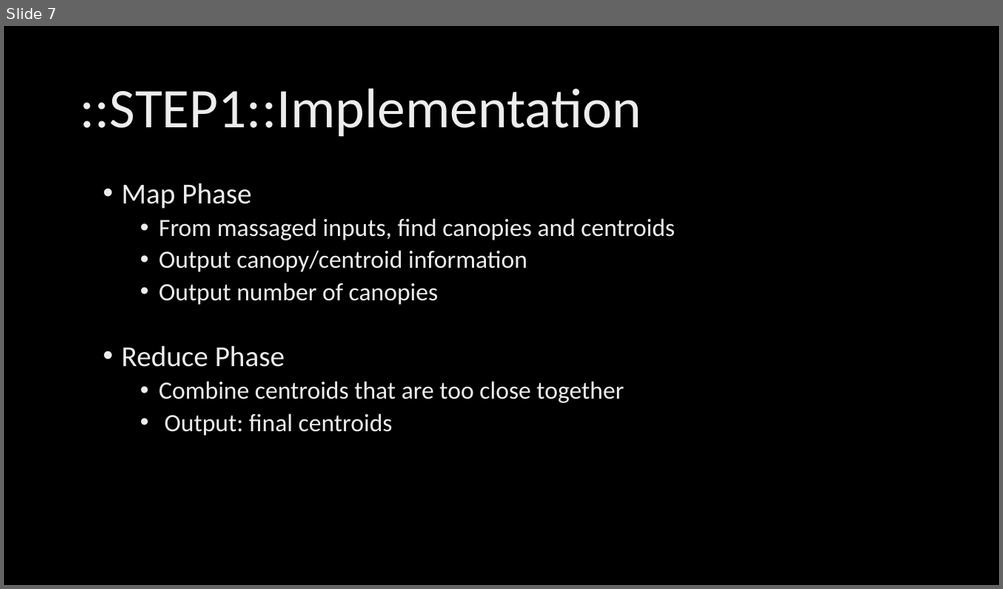
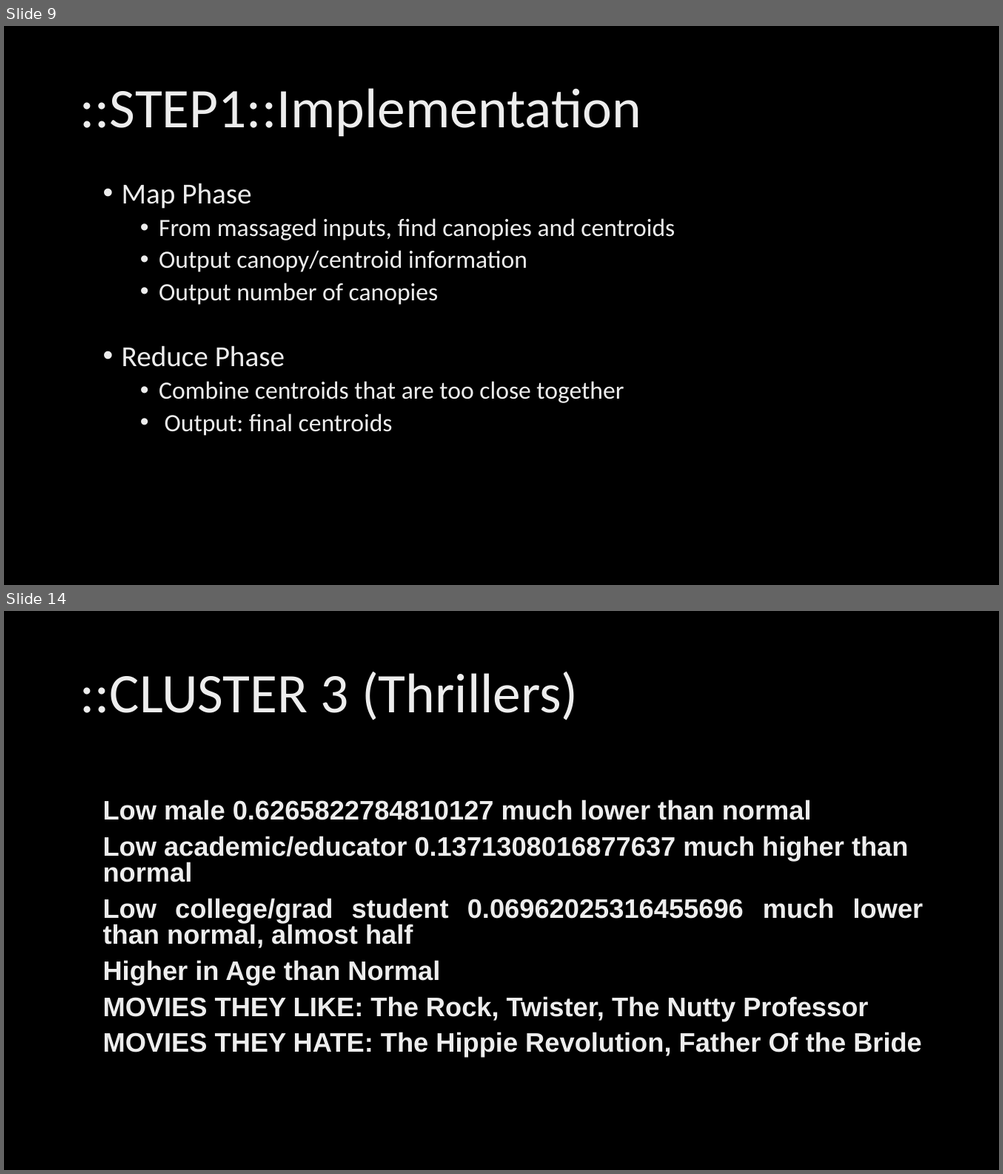
Before and after one commit to ahmed-k/CS757FinalProject, a slide deck: documentation/CS757 - Final Project Presentation.pptx. Shown one above the other, each under a label of ours: slide 7 before the commit, slides 9 and 14 after it; the slides between them are not shown. The pictures are 1003x589 and 1003x1174 pixels, drawn with LibreOffice and Linux fonts; fonts in the diff are those of the drawing; background and template pictures are left out. Boxes give left, top, right and bottom in pixels: in the first picture for what was removed or moved away, otherwise in the second. Text is boxed around its words. In the diff, an @@ line names an element or a change of style, - is before the commit and + after.

Commit message:
Presentation, almost ready

```diff
--- a/documentation/CS757 - Final Project Presentation.pptx
+++ b/documentation/CS757 - Final Project Presentation.pptx
@@ slide 14 added at (4,611,999,1170), background picture (left out) @@
@@ title added at (79,672,578,721), 54 pt, text gradient #BFBFBF to #EDEDED to #FFFFFF @@
+::CLUSTER 3 (Thrillers)
@@ text added at (103,800,923,1057), 25.9 pt, text gradient #BFBFBF to #EDEDED to #FFFFFF, bold @@
+Low male 0.6265822784810127 much lower than normal
+Low academic/educator 0.1371308016877637 much higher than normal
+Low college/grad student 0.06962025316455696 much lower than normal, almost half
+Higher in Age than Normal
+MOVIES THEY LIKE: The Rock, Twister, The Nutty Professor
+MOVIES THEY HATE: The Hippie Revolution, Father Of the Bride
@@ what was slide 7 is now slide 9 @@
```
Also in this commit, not shown: 3 slides changed, 9 other slides added.
